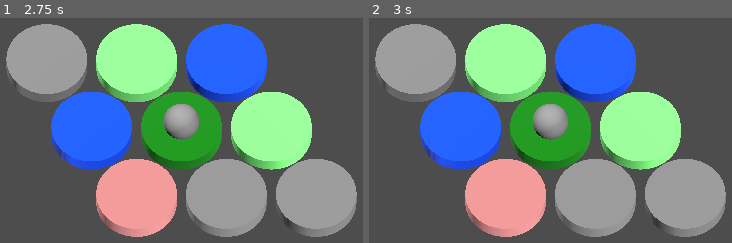
Above: before the commit, frames 1-2 (left to right).
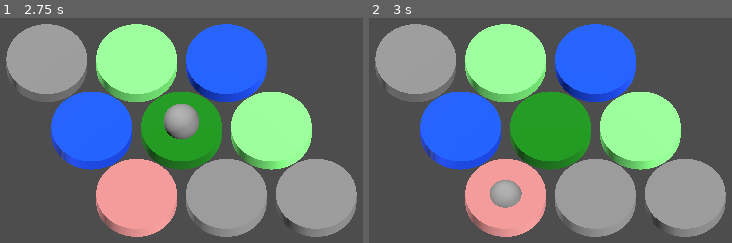
Above: after the commit, the same moments.

Repository: speezepearson/cohabitive-map
Game: Godot game, scene res://play.tscn
Same seed, same stepped clock (60 frames per second), same inputs: the game is played once before the commit and once after it. The project has no main scene, so this scene is started directly.
Inputs (mouse positions are in pixels of both pictures, inside the frame that each line leads up to):
- Up to frame 1 (2.75 s): tap Enter at 0.5, 2 s; move the mouse to (355, 96) at 0.52 s; hold , (downright) 0.53-1.28 s; click (355, 96) at 0.67 s; tap Space at 1.25 s; move the mouse to (21, 141) at 1.27 s; hold M (downleft) 1.28-2.03 s; move the mouse to (261, 20) at 2.02 s; hold , (downright) from 2.03 s (still down)
- Up to frame 2 (3 s): tap Space at 2.75 s; move the mouse to (510, 209) at 2.77 s; release , (downright) at 2.78 s; hold I (upleft) from 2.78 s (still down); click (510, 209) at 2.92 s

Frame 1 is identical in both runs. In frame 2, 2.1% of the frame differs, in the area x 33-55%, y 38-85%.

Commit message:
feat: click on disk to move to it if adjacent

Diff:
--- a/play.gd
+++ b/play.gd
@@ -54,6 +54,12 @@
 var DOWNLEFT = Vector2i(-1, 1)
 var DOWNRIGHT = Vector2i(0, 1)
 
+func get_adjacency_direction(ij1: Vector2i, ij2: Vector2i) -> Vector2i:
+	var delta = ij2 - ij1
+	for adj in [UPLEFT, UPRIGHT, LEFT, RIGHT, DOWNLEFT, DOWNRIGHT]:
+		if delta == adj: return adj
+	return Vector2i.ZERO
+
 func _input(event: InputEvent):
 	if selection == Selection.PLAYER:
 		if Input.is_action_just_pressed('upleft'): move_player(UPLEFT)
@@ -77,6 +83,9 @@
 	selection = Selection.PLAYER
 
 func _on_disk_clicked(disk: Disk):
-	selection = Selection.NONE
-	if player_ij == disk_posns[disk]:
+	var disk_posn = disk_posns[disk]
+	if player_ij == disk_posn:
 		disk.flip_type()
+	var dir = get_adjacency_direction(player_ij, disk_posn)
+	if dir != Vector2i.ZERO:
+		move_player(dir)
